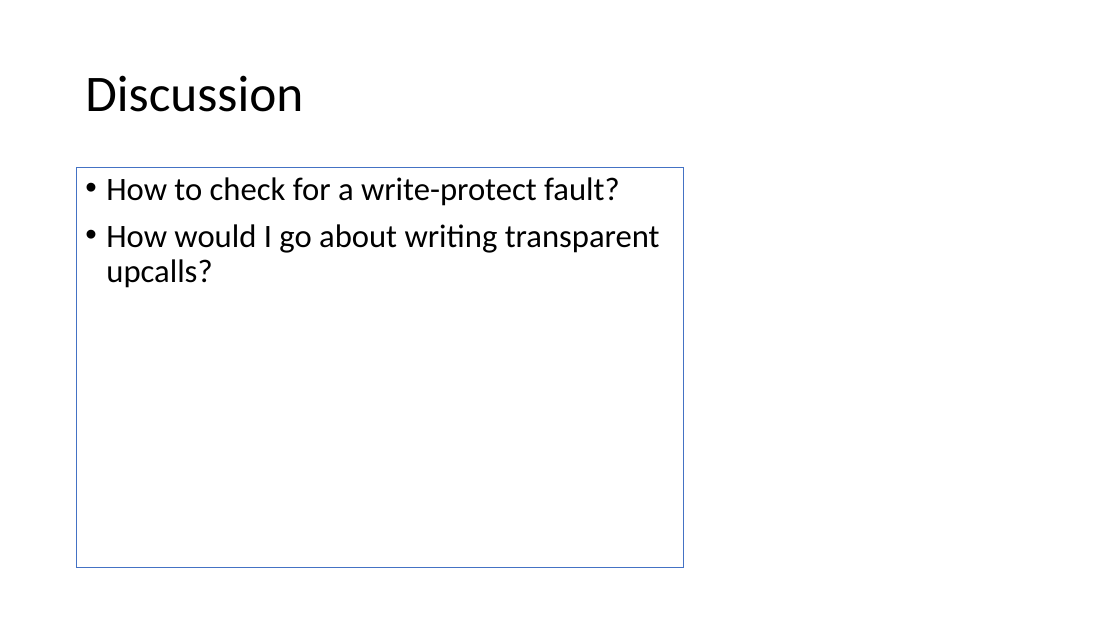
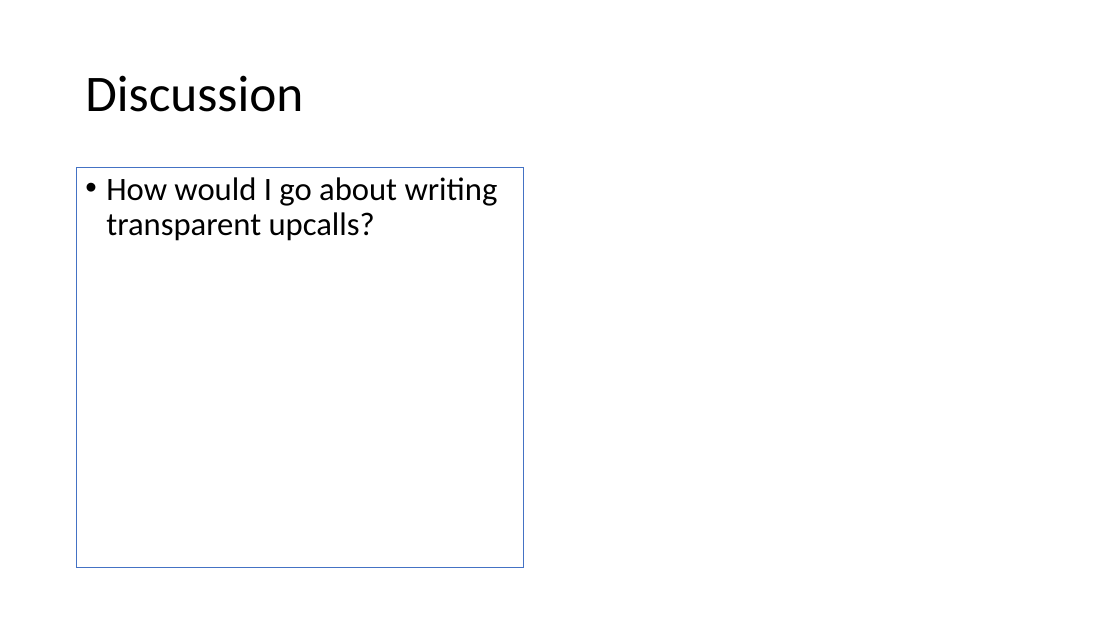
Before and after one commit to eden-farmem/eden-all, a slide deck: slide 18 of doc/racklette-may-2022.pptx (slide 16 before the commit). Drawn at 1120x630 pixels with LibreOffice and Linux fonts; fonts in the diff are those of the drawing. Boxes give left, top, right and bottom in pixels: in the first picture for what was removed or moved away, otherwise in the second. Text is boxed around its words. In the diff, an @@ line names an element or a change of style, - is before the commit and + after.

```diff
--- a/doc/racklette-may-2022.pptx
+++ b/doc/racklette-may-2022.pptx
@@ text "How would I go about ..." resized from (x1=77, y1=168, x2=684, y2=568) to (x1=77, y1=168, x2=523, y2=568) @@
@@ text at (x1=106, y1=177, x2=620, y2=206): paragraph removed @@
-• How to check for a write-protect fault?
```
Also in this commit, not shown: 3 other slides changed, 4 slides added, 1 slide removed, 8 other files.
